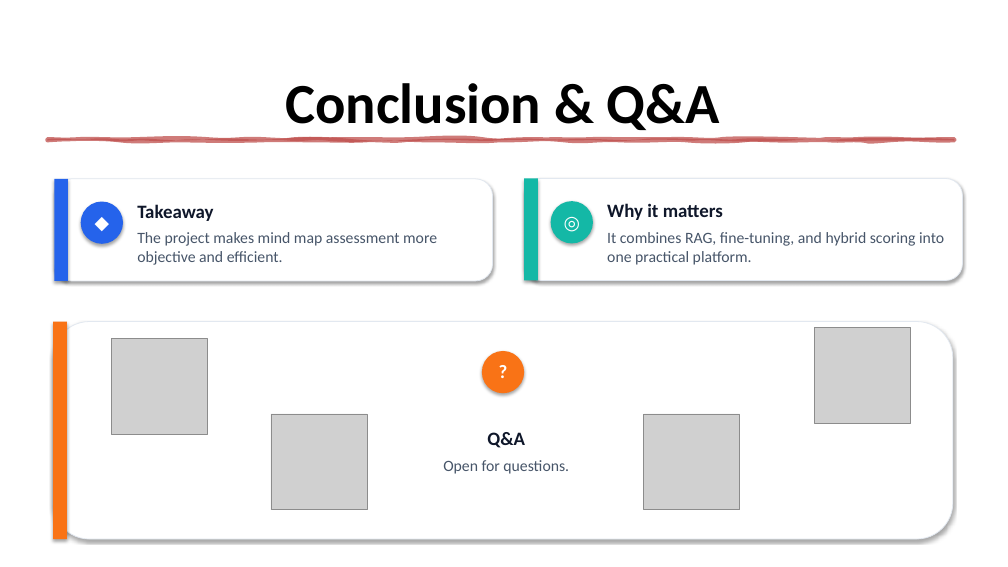
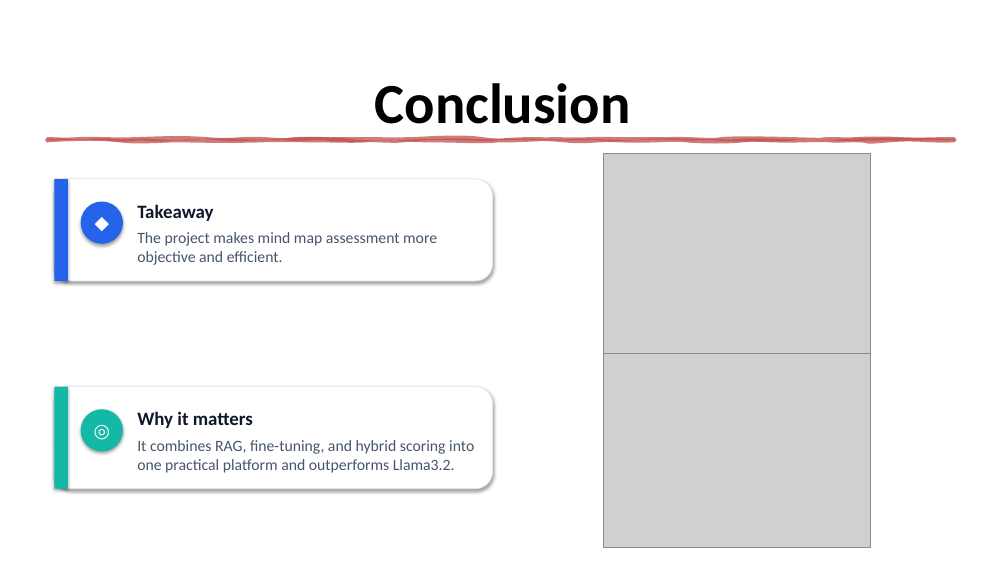
Before and after one commit to GPT-Laboratory/Case-21-Group-mindflow, a slide deck: slide 8 of Documentation/mindmap_visual_presentation.pptx. Drawn at 1008x567 pixels with LibreOffice and Linux fonts; fonts in the diff are those of the drawing; grey boxes stand for pictures. Boxes give left, top, right and bottom in pixels: in the first picture for what was removed or moved away, otherwise in the second. Text is boxed around its words. In the diff, an @@ line names an element or a change of style, - is before the commit and + after.

```diff
--- a/Documentation/mindmap_visual_presentation.pptx
+++ b/Documentation/mindmap_visual_presentation.pptx
@@ title at bbox=[375, 83, 631, 136]: text changed @@
-Conclusion & Q&A
+Conclusion
@@ picture added at bbox=[603, 154, 870, 354] @@
@@ rounded rectangle removed at bbox=[53, 321, 953, 539] @@
@@ rectangle removed at bbox=[53, 321, 67, 539] @@
@@ picture removed at bbox=[815, 328, 911, 424] @@
@@ picture removed at bbox=[111, 338, 207, 434] @@
@@ ellipse removed at bbox=[482, 351, 524, 393] @@
@@ text removed at bbox=[482, 356, 524, 379] @@
-?
@@ picture added at bbox=[603, 347, 870, 547] @@
@@ 2 texts, 1 rounded rectangle, 1 ellipse, 1 rectangle: place and size @@
-2 texts, 1 rounded rectangle, 1 ellipse, 1 rectangle at bbox=[524, 178, 963, 281]
+2 texts, 1 rounded rectangle, 1 ellipse, 1 rectangle at bbox=[54, 386, 493, 488]
@@ picture removed at bbox=[271, 414, 367, 510] @@
@@ picture removed at bbox=[644, 414, 740, 510] @@
@@ text at bbox=[137, 440, 474, 473]: text changed @@
-It combines RAG, fine-tuning, and hybrid scoring into one practical platform.
+It combines RAG, fine-tuning, and hybrid scoring into one practical platform and outperforms Llama3.2.
@@ text removed at bbox=[443, 432, 569, 474] @@
-Q&A
-Open for questions.
```
Also in this commit, not shown: 3 other slides changed, 1 slide added, 2 other files.
